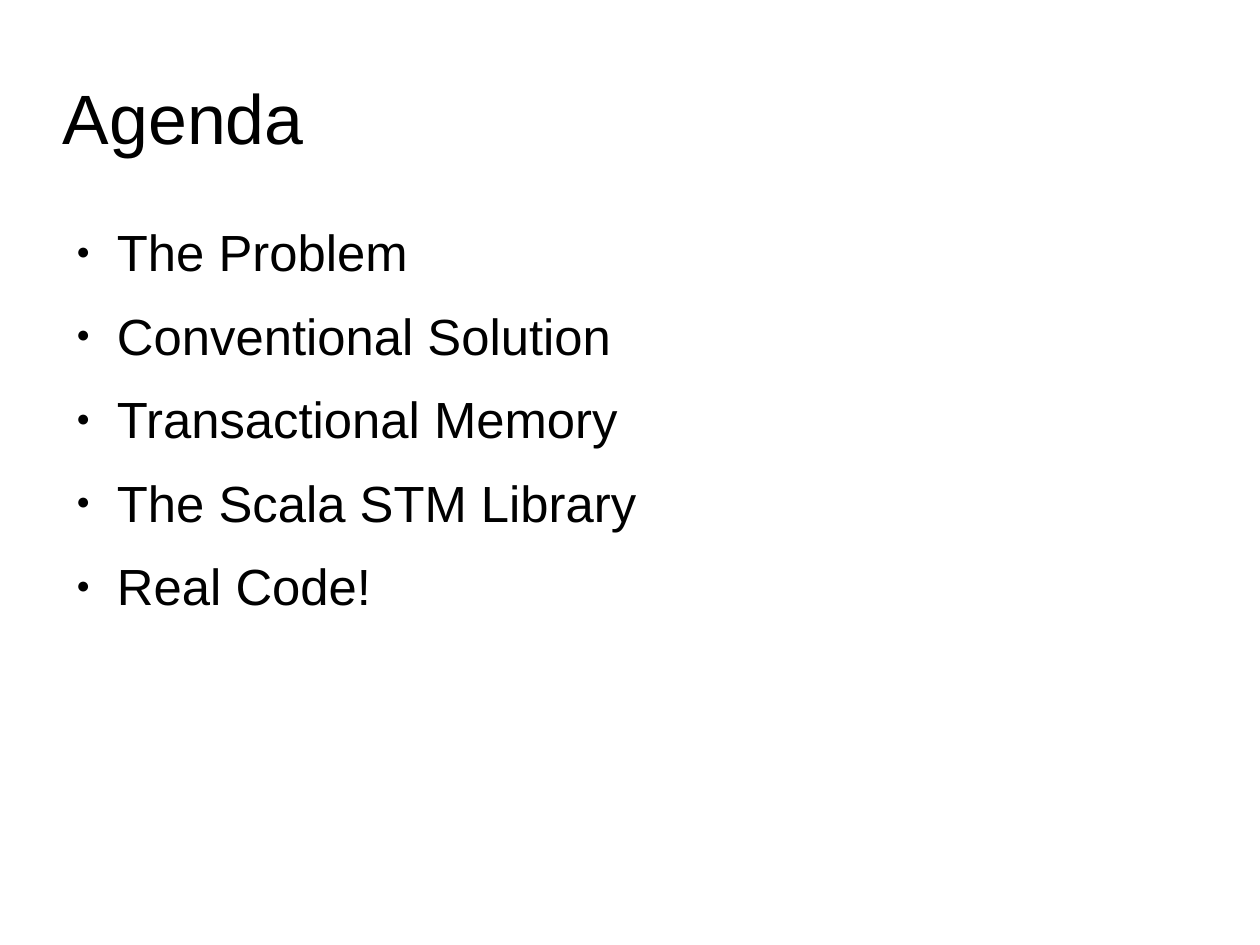
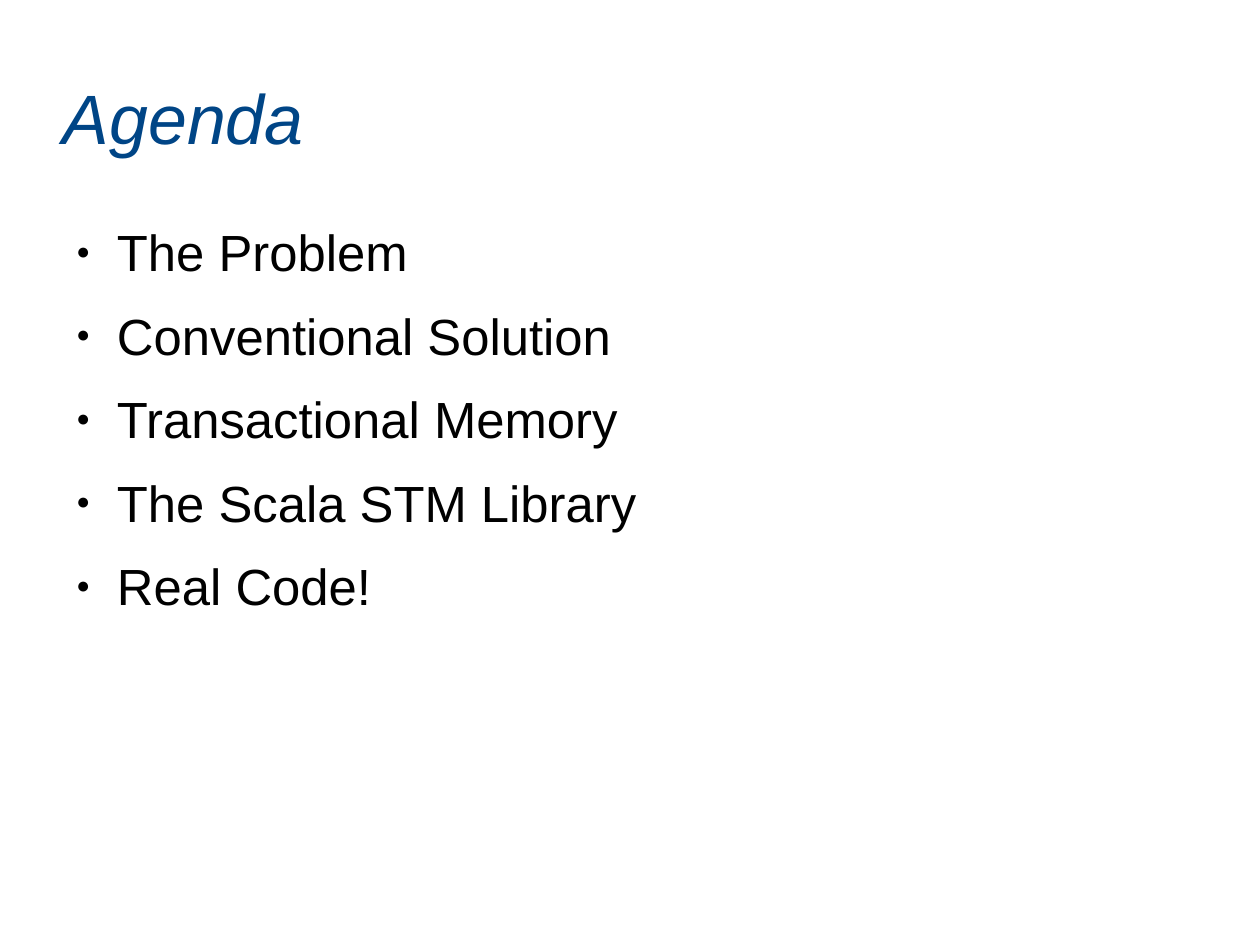
Before and after one commit to marcsaegesser/STMPresentation, a slide deck: slide 2 of slides/STMPresentation.odp. Drawn at 1260x945 pixels with LibreOffice and Linux fonts; fonts in the diff are those of the drawing. Boxes give left, top, right and bottom in pixels: in the first picture for what was removed or moved away, otherwise in the second. Text is boxed around its words. In the diff, an @@ line names an element or a change of style, - is before the commit and + after.

```diff
--- a/slides/STMPresentation.odp
+++ b/slides/STMPresentation.odp
@@ title "Agenda" at box(63, 93, 304, 157): text colour #000000 to #004586, italic on @@
```
Also in this commit, not shown: 28 other slides changed, 7 other files.
